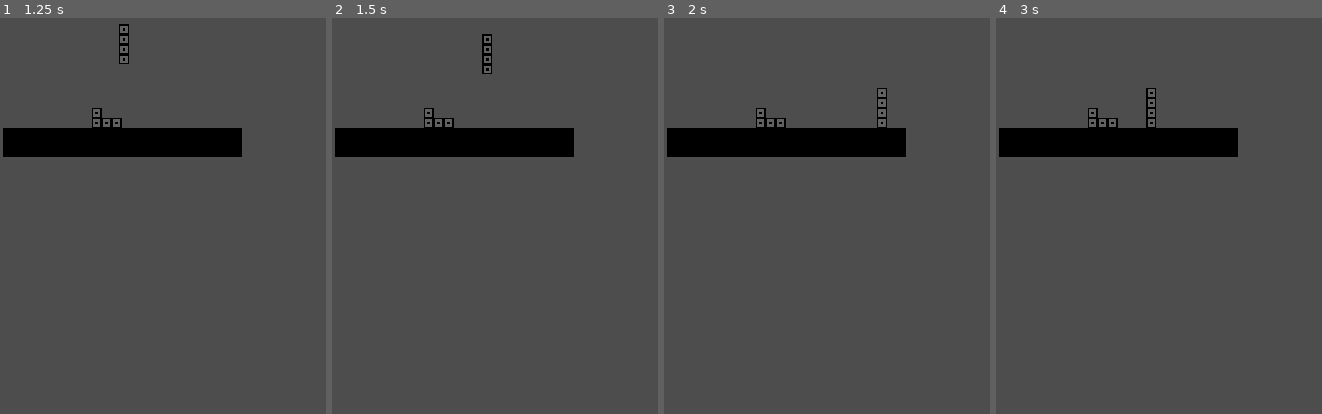
Above: before the commit, frames 1-4 (left to right).
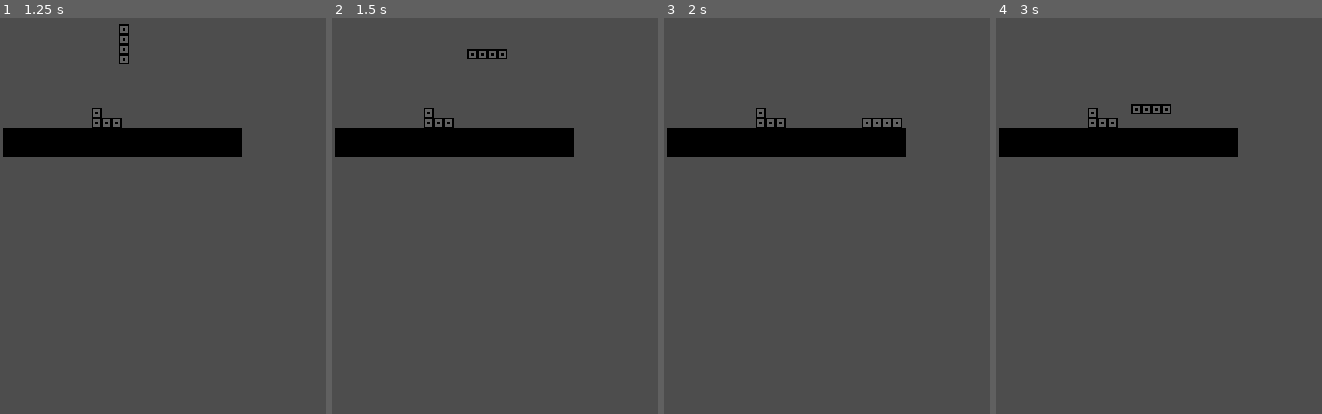
Above: after the commit, the same moments.

Repository: rinevard/Undertetris
Game: Godot game, scene res://scenes/main.tscn
Same seed, same stepped clock (60 frames per second), same inputs: the game is played once before the commit and once after it.
Inputs:
- Up to frame 1 (1.25 s): tap Enter at 0.5 s; hold D (right) from 0.53 s (still down); tap R (rotate) at 0.6 s; tap Space (jump) at 0.77 s
- Up to frame 2 (1.5 s): keep holding D (right); tap R (rotate) at 1.35 s
- Up to frame 3 (2 s): keep holding D (right); tap Space (jump) at 1.52 s
- Up to frame 4 (3 s): release D (right) at 2.03 s; hold A (left) 2.03-2.78 s; tap R (rotate) at 2.1, 2.85 s; hold D (right) from 2.78 s (still down)

Frame 1 is identical in both runs. In frame 2, 0.3% of the frame differs, in the area x 41-54%, y 4-15%; in frame 3, 0.2%; in frame 4, 0.3%.

Commit message:
player rotate

Diff:
--- a/scenes/player/player.gd
+++ b/scenes/player/player.gd
@@ -12,21 +12,28 @@
 @export var remove_1: PackedScene
 @export var remove_2: PackedScene
 @export var remove_3: PackedScene
-var removable: bool = false
+
+var is_rotated: bool = false
+@onready var marker_2d = $Marker2D
+
+var changable: bool = false # remove or rotate
+var cooldown_to_change: float = 0.7 # after this time, we can rotate or remove line
 
 func _input(event):
 	if event.is_action_released("tmp"):
 		remove_line(0)
 		print(height)
+	elif event.is_action_released("rotate"):
+		rotate_player()
 
 func _ready():
-	await get_tree().create_timer(1.0).timeout
-	removable = true
+	await get_tree().create_timer(cooldown_to_change).timeout
+	changable = true
 
 func remove_line(line: int) -> void:
-	if not removable:
+	if not changable:
 		return
-	if height == 1:
+	if height == 1 or is_rotated:
 		call_deferred("queue_free")
 		return
 
@@ -41,11 +48,21 @@
 	var rest_player: Player = remove_0.instantiate()
 	get_parent().add_child(rest_player)
 	rest_player.global_position = head_global_pos
-	print("old pos: ", global_position)
-	print("new pos: ", rest_player.global_position)
 	rest_player.velocity = velocity
 
 	call_deferred("queue_free")
+
+func rotate_player() -> void:
+	if not changable:
+		return
+	is_rotated = !is_rotated
+
+	var center = marker_2d.global_position
+	var offset = global_position - center
+	var target_angle = deg_to_rad(90) if is_rotated else 0
+	offset = offset.rotated(target_angle - rotation)
+	global_position = center + offset
+	rotation = target_angle
 
 func _physics_process(delta):
 	# Add the gravity.
--- a/scenes/player/player_i_1.tscn
+++ b/scenes/player/player_i_1.tscn
@@ -20,3 +20,6 @@
 [node name="CollisionShape2D" type="CollisionShape2D" parent="."]
 position = Vector2(4, 4)
 shape = SubResource("RectangleShape2D_ylema")
+
+[node name="Marker2D" type="Marker2D" parent="."]
+position = Vector2(4, 4)
--- a/scenes/player/player_i_2.tscn
+++ b/scenes/player/player_i_2.tscn
@@ -25,3 +25,6 @@
 [node name="CollisionShape2D" type="CollisionShape2D" parent="."]
 position = Vector2(4, 8)
 shape = SubResource("RectangleShape2D_om6bo")
+
+[node name="Marker2D" type="Marker2D" parent="."]
+position = Vector2(4, 8)
--- a/scenes/player/player_i_3.tscn
+++ b/scenes/player/player_i_3.tscn
@@ -25,3 +25,6 @@
 [node name="CollisionShape2D" type="CollisionShape2D" parent="."]
 position = Vector2(4, 12)
 shape = SubResource("RectangleShape2D_p4ihi")
+
+[node name="Marker2D" type="Marker2D" parent="."]
+position = Vector2(4, 12)
--- a/scenes/player/player_i_4.tscn
+++ b/scenes/player/player_i_4.tscn
@@ -24,3 +24,6 @@
 [node name="CollisionShape2D" type="CollisionShape2D" parent="."]
 position = Vector2(4, 16)
 shape = SubResource("RectangleShape2D_iwl72")
+
+[node name="Marker2D" type="Marker2D" parent="."]
+position = Vector2(4, 16)
